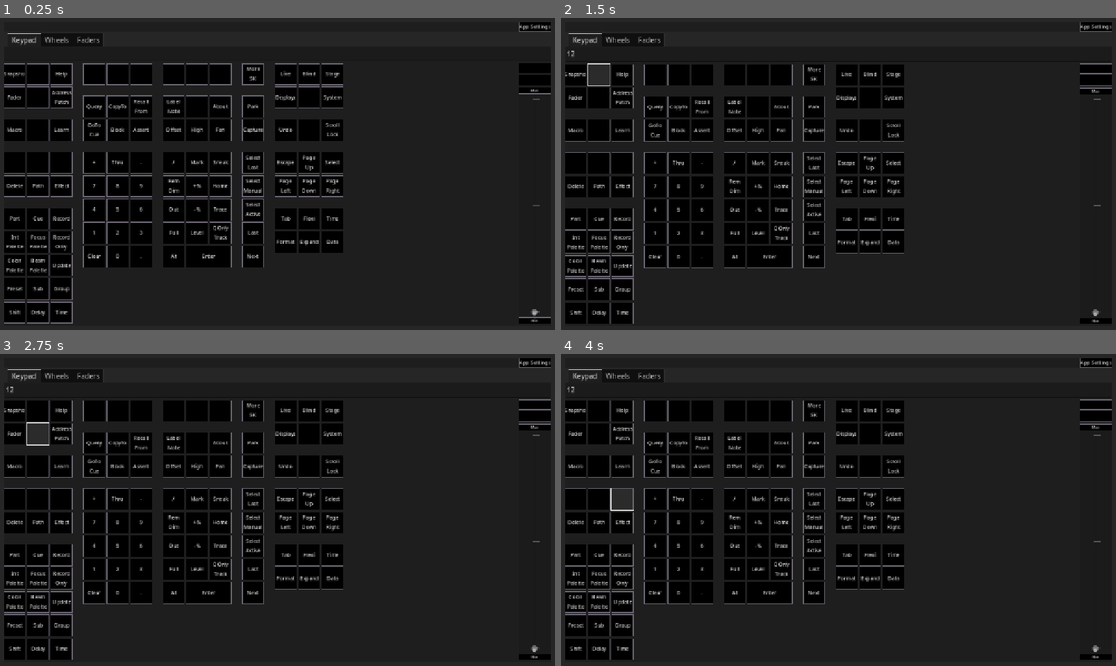
Above: before the commit, frames 1-4 (two rows, left to right).
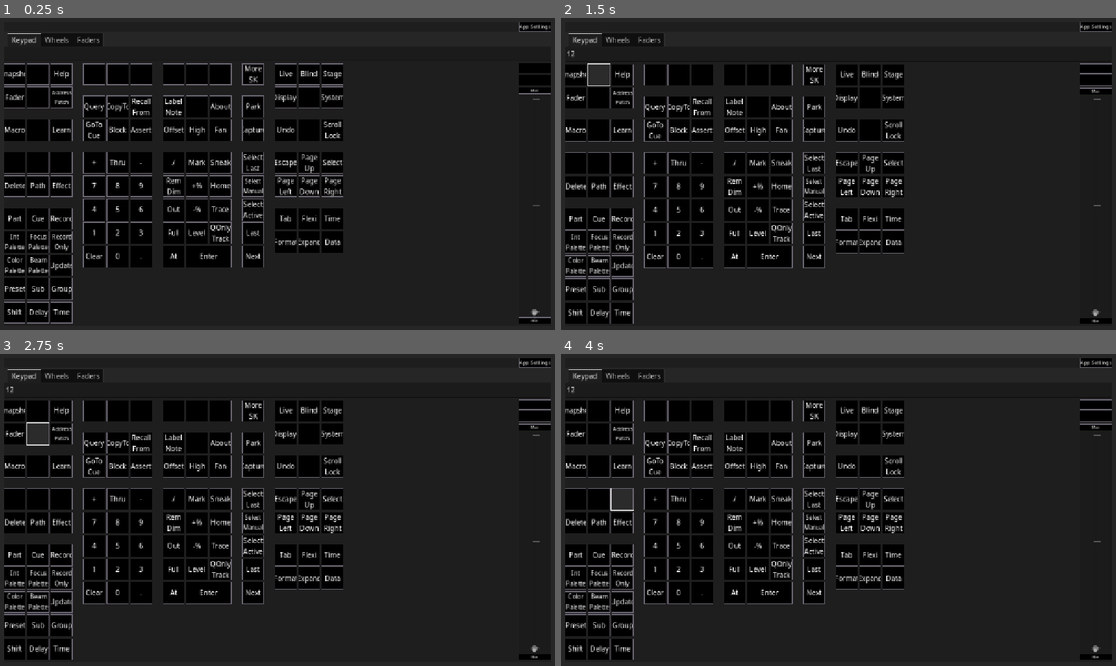
Above: after the commit, the same moments.

Repository: CoffeeCoder1/etc-eos-remote
Game: Godot game, scene res://scenes/main/main.tscn
Same seed, same stepped clock (60 frames per second), same inputs: the game is played once before the commit and once after it.
Inputs (mouse positions are in pixels of both pictures, inside the frame that each line leads up to):
- Up to frame 1 (0.25 s): no input
- Up to frame 2 (1.5 s): click (838, 52) at 0.52 s; type "12" at 0.6 s; click (599, 74) at 1.27 s
- Up to frame 3 (2.75 s): click (38, 435) at 2.02 s
- Up to frame 4 (4 s): click (599, 466) at 2.77 s; click (622, 497) at 3.5 s

The runs differ from the first frame. In frame 1, 3.7% of the frame differs, in the area x 0-62%, y 15-96%; in frame 2, 3.7%, in the area x 0-62%, y 15-97%; in frame 3, 3.7%; in frame 4, 3.7%.

Commit message:
Make some adjustments to the auto size label

Diff:
--- a/scenes/elements/auto_size_label/auto_size_label.gd
+++ b/scenes/elements/auto_size_label/auto_size_label.gd
@@ -5,7 +5,7 @@
 	set(v):
 		min_font_size = clampi(v, 1, max_font_size)
 		update()
-@export var max_font_size := 12:
+@export var max_font_size := 16:
 	set(v):
 		max_font_size = clampi(v, min_font_size, 191)
 		update()
--- a/scenes/elements/auto_size_label/label_auto_sizer.gd
+++ b/scenes/elements/auto_size_label/label_auto_sizer.gd
@@ -42,5 +42,7 @@
 
 	# Detect if lines got clipped. If yes, force it to reduce size to fit inside the original.
 	#while label.get_visible_line_count() < label.get_line_count():
-	#	font_size_range.x -= 1
-	#	label.add_theme_font_size_override("font_size", font_size_range.x)
+		#font_size_range.x -= 1
+		#if font_size_range.x < label.min_font_size:
+			#break
+		#label.add_theme_font_size_override("font_size", font_size_range.x)
